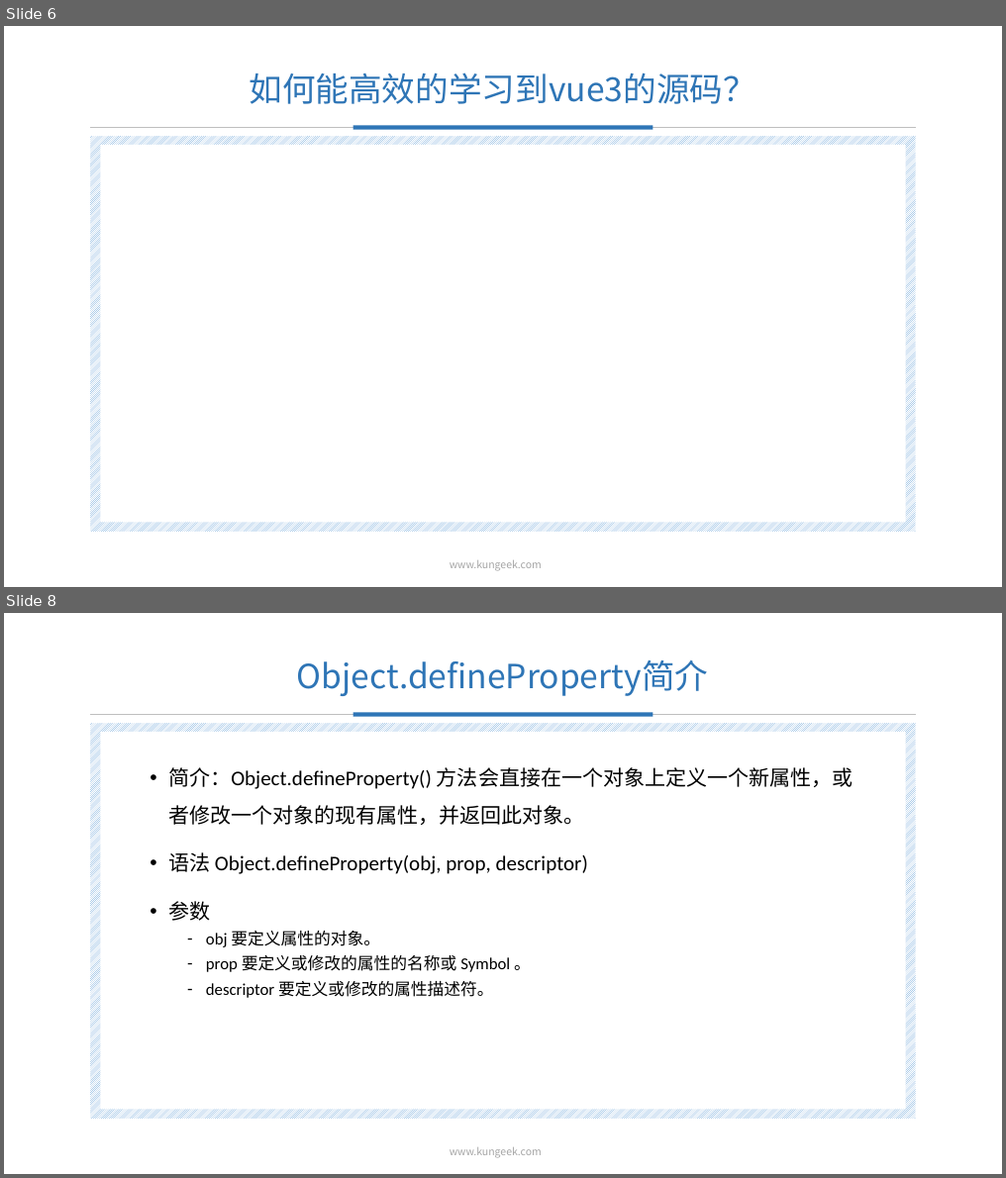
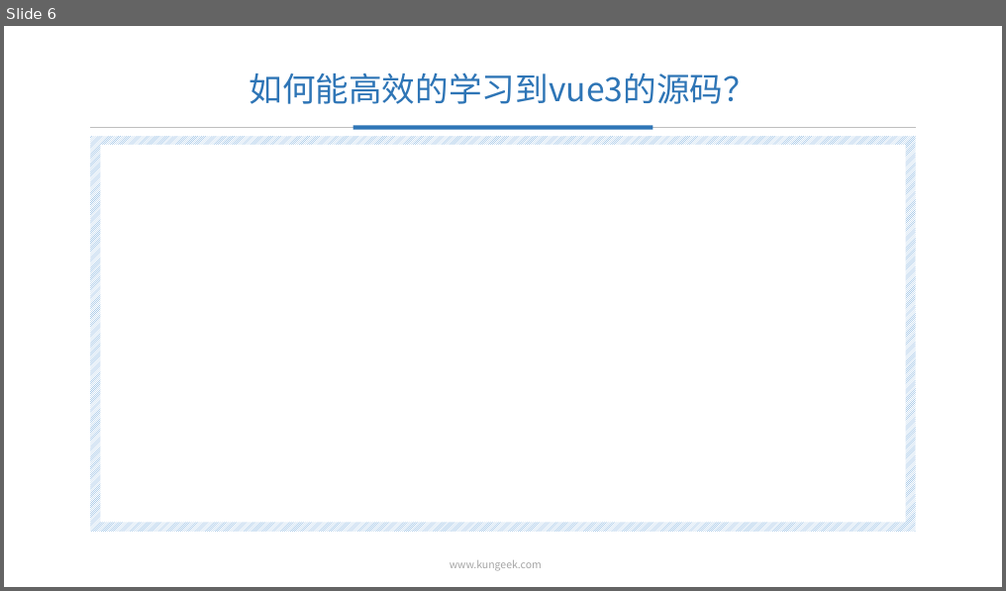
Before and after one commit to chenJinYuDo/cjy-mini-vue, a slide deck: doc/mini-vue3(vue3的最小实现).pptx. Shown one above the other, each under a label of ours: slides 6 and 8 before the commit, slide 6 after it; the slides between them are not shown. The pictures are 1006x1178 and 1006x591 pixels, drawn with LibreOffice and Linux fonts; fonts in the diff are those of the drawing; background and template pictures are left out. Boxes give left, top, right and bottom in pixels: in the first picture for what was removed or moved away, otherwise in the second. Text is boxed around its words. In the diff, an @@ line names an element or a change of style, - is before the commit and + after.

```diff
--- a/doc/mini-vue3(vue3的最小实现).pptx
+++ b/doc/mini-vue3(vue3的最小实现).pptx
@@ slide 8 removed at box(4, 613, 1002, 1174), background picture (left out); not listed: 5 template elements that a slide beside it also shows @@
@@ title removed at box(297, 661, 708, 696) @@
-Object.defineProperty简介
@@ text removed at box(168, 767, 853, 998) @@
-• 简介：Object.defineProperty() 方法会直接在一个对象上定义一个新属性，或者修改一个对象的现有属性，并返回此对象。
-• 语法 Object.defineProperty(obj, prop, descriptor)
-• 参数
-  – obj 要定义属性的对象。
-  – prop 要定义或修改的属性的名称或 Symbol 。
-  – descriptor 要定义或修改的属性描述符。
```
Also in this commit, not shown: 2 slides changed, 11 slides added, 1 other slide removed, 2 other files.
